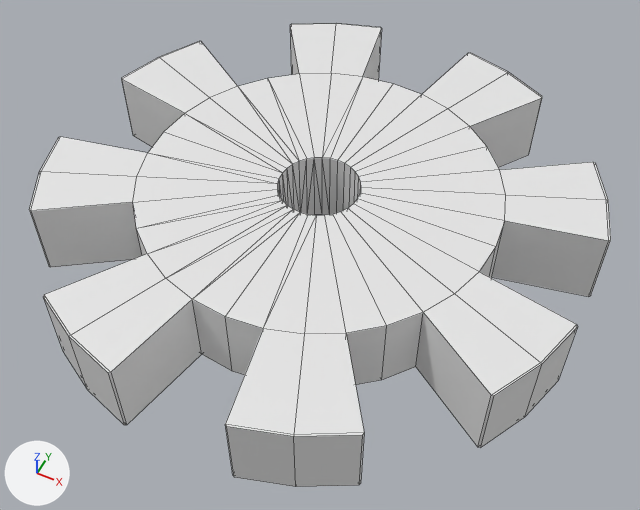
The Blender file encoder.blend as it was, and as the next commit left it.
Before and after are seen from a 50 mm lens placed at (10.33, -20.63, 23.57), pointed at (0.51, -0.98, -0.99). Arrows for +X, +Y and +Z are at lower left; the lights stay in place. Mesh edges are drawn as thin lines.

The scene before the commit, as lines of its bpy script (objects in view):
```python
me_gear = bpy.data.meshes.new('Gear')
me_gear.from_pydata(...)  # 260 vertices, 296 faces; spans x -1.6..1.6, y -1.6..1.6, z -0.2..0.2
ob_gear = bpy.data.objects.new('Gear', me_gear)
ob_gear.location = (0.0, 0.0, 0.0)
ob_gear.scale = (6.26, 6.26, 7.5)
```
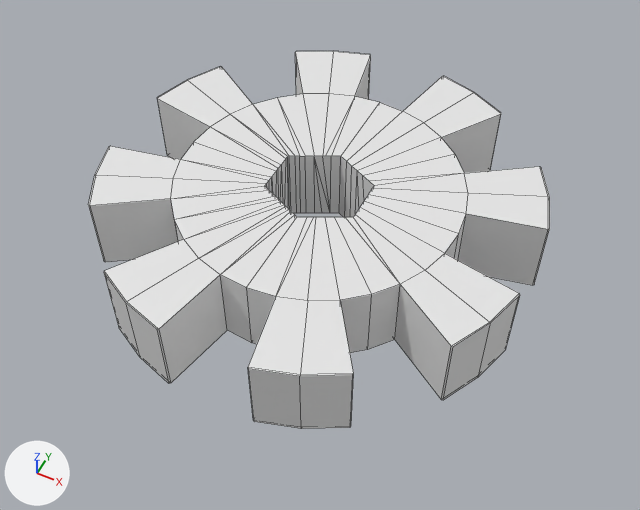
Where the change shows, as pixel boxes [x1, y1, x2, y2] in the pictures (640 x 510 px; the box of a moved part takes in the faces that stretch with it):
```json
{"object": "Gear", "change": "reshaped, rescaled", "before": [29, 23, 611, 487], "after": [88, 51, 550, 429], "on screen": "21% narrower, 18% shorter"}
{"part": 1, "of": "me_gear", "change": "moved or reshaped", "before": [133, 73, 506, 334], "after": [171, 94, 468, 301]}
```

The change, as JSON lines over the scene's bpy script:
```json
{"block": "me_gear", "where": "# used by ob_gear; location = (0.0, 0.0, 0.0); scale = (6.26, 6.26, 7.5)"}
{"op": "remove", "block": "me_gear", "code": "me_gear.from_pydata(...)  # 260 vertices, 296 faces; spans x -1.6..1.6, y -1.6..1.6, z -0.2..0.2"}
{"op": "add", "block": "me_gear", "code": "me_gear.from_pydata(...)  # 270 vertices, 297 faces; spans x -1.6..1.6, y -1.6..1.6, z -0.2..0.2"}
{"block": "me_gear", "change": "me_gear part 1"}
{"block": "me_gear", "change": "54 vertices are removed from x -0.24..0.24, y -0.24..0.24, z -0.2..0.2"}
{"block": "me_gear", "change": "152 faces are deleted"}
{"block": "me_gear", "change": "3 vertices in x 0.05..0.09, y -0.24..-0.22, z -0.2..0.2 move by (0.01, -0.08, 0.0)"}
{"block": "me_gear", "change": "3 vertices in x -0.24, y -0.05..0.05, z -0.2..0.2 move by (-0.11, -0.02, 0.0)"}
{"block": "me_gear", "change": "40 vertices move from x -0.24..0.24, y -0.24..0.24, z -0.2..0.2 to x -0.35..0.35, y -0.35..0.35, z -0.2..0.2"}
{"block": "me_gear", "change": "54 vertices are added at x -0.35..0.35, y -0.35..0.32, z -0.2..0.2"}
{"block": "me_gear", "change": "5 new vertices lie (0.0, -0.07, 0.0) away from vertices in x -0.22..0.24, y -0.05..0.09, z -0.2..0.2"}
{"block": "me_gear", "change": "5 new vertices lie (0.0, 0.0, -0.4) away from vertices in x -0.35..-0.05, y -0.24..0.17, z 0.2"}
{"block": "me_gear", "change": "153 new faces join them"}
{"op": "set", "path": "ob_gear.scale", "old": "(6.26, 6.26, 7.5)", "new": "(5.01, 5.01, 7.5)"}
```
